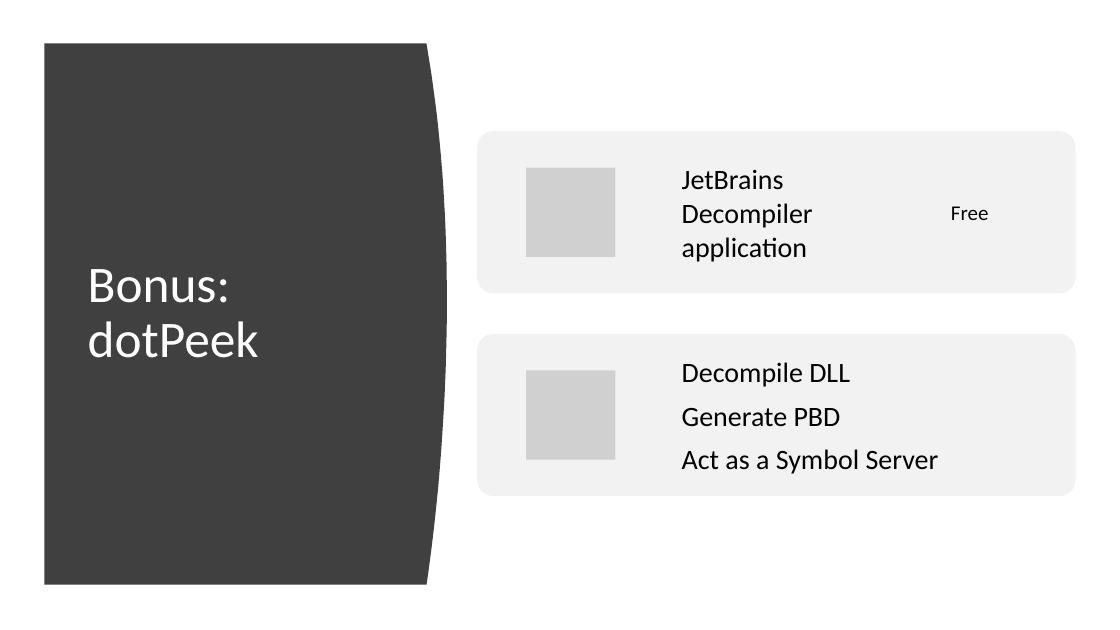
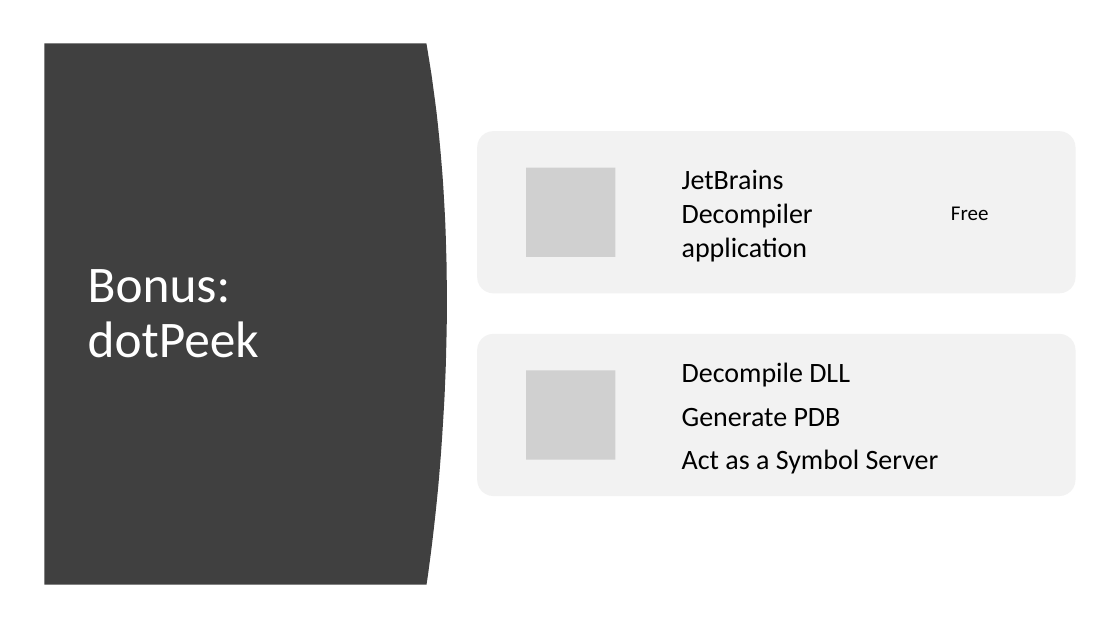
Before and after one commit to ProgrammerAL/Presentations-2019, a slide deck: slide 34 of 01-10 - ONETUG - Working with NuGet Packages/Presentation.pptx (slide 31 before the commit). Drawn at 1120x630 pixels with LibreOffice and Linux fonts; fonts in the diff are those of the drawing; grey boxes stand for pictures. Boxes give left, top, right and bottom in pixels: in the first picture for what was removed or moved away, otherwise in the second. Text is boxed around its words. In the diff, an @@ line names an element or a change of style, - is before the commit and + after.

```diff
--- a/01-10 - ONETUG - Working with NuGet Packages/Presentation.pptx
+++ b/01-10 - ONETUG - Working with NuGet Packages/Presentation.pptx
@@ text at (x1=682, y1=408, x2=841, y2=426): text changed @@
-Generate PBD
+Generate PDB
```
Also in this commit, not shown: 9 other slides changed, 9 slides added, 3 slides removed.
